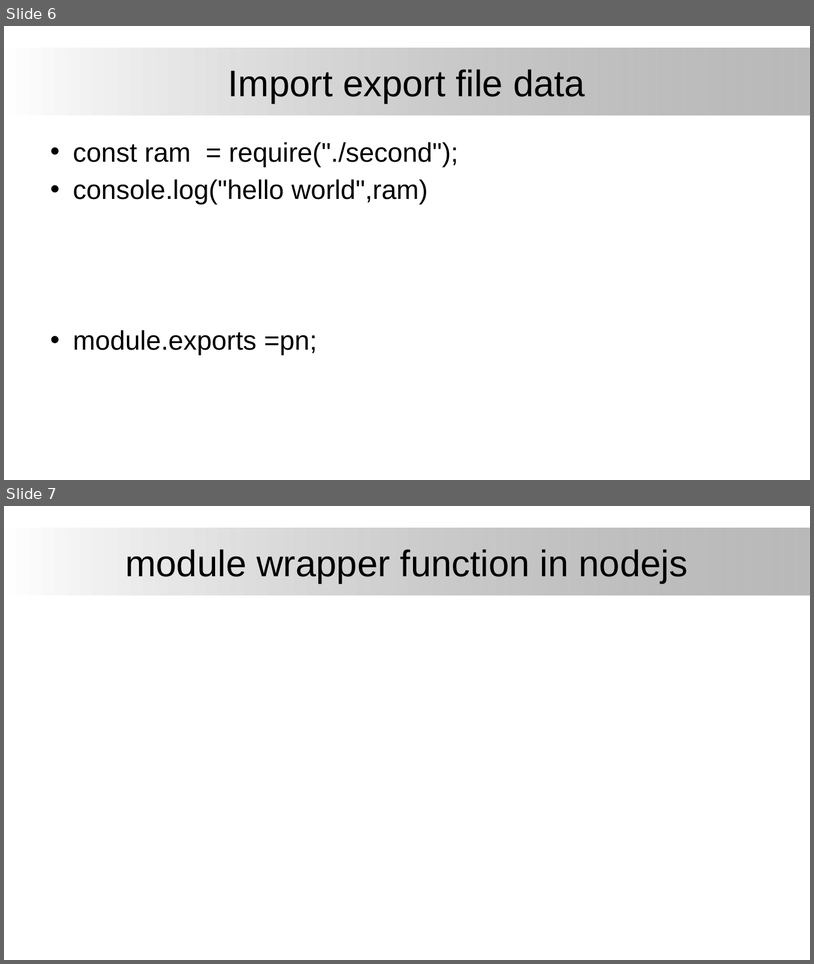
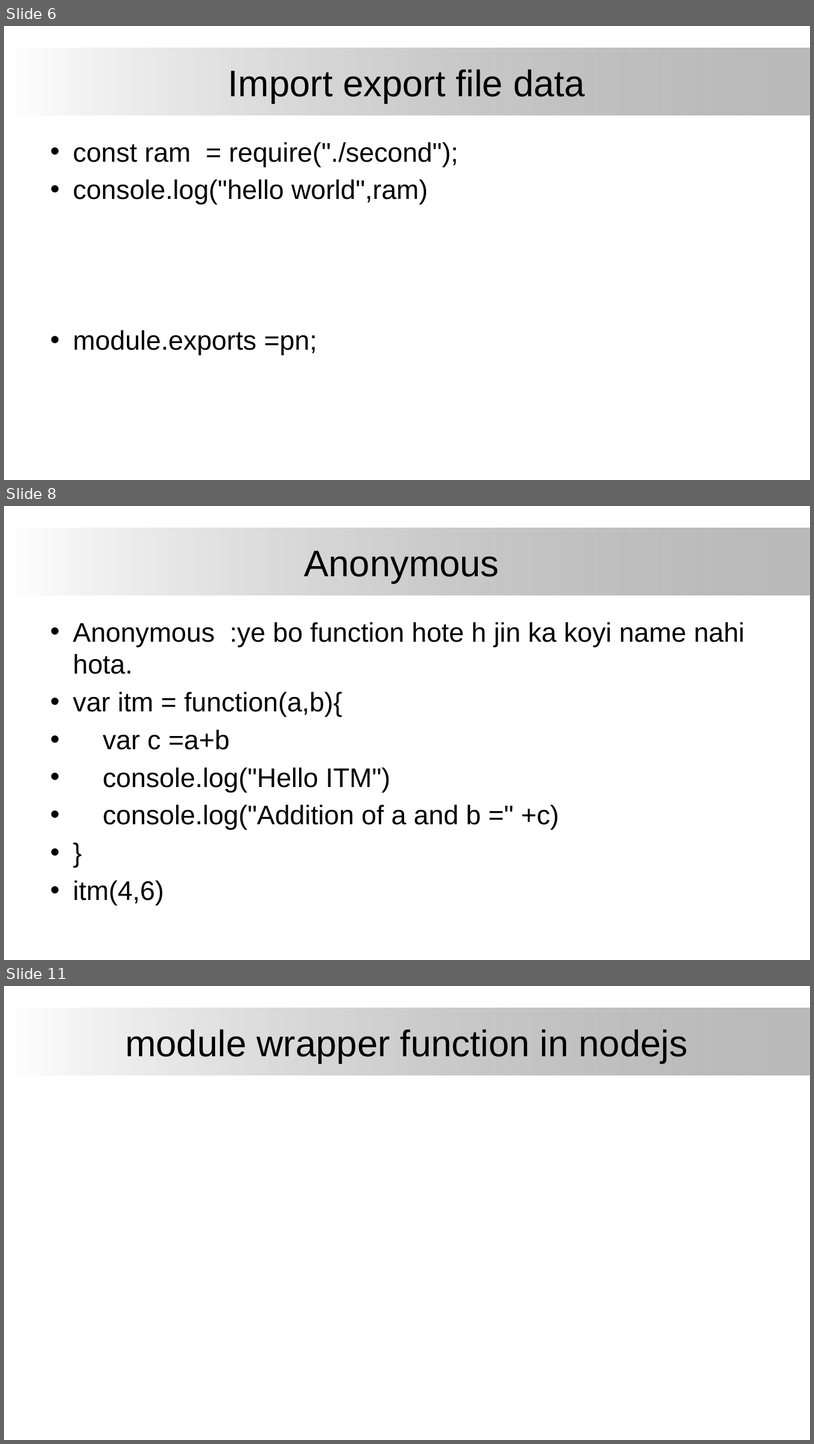
Before and after one commit to firstmentor/nodejs, a slide deck: Node Js.pptx. Shown one above the other, each under a label of ours: slides 6 and 7 before the commit, slides 6, 8 and 11 after it; the slides between them are not shown. The pictures are 814x964 and 814x1444 pixels, drawn with LibreOffice and Linux fonts; fonts in the diff are those of the drawing; background and template pictures are left out. Boxes give left, top, right and bottom in pixels: in the first picture for what was removed or moved away, otherwise in the second. Text is boxed around its words. In the diff, an @@ line names an element or a change of style, - is before the commit and + after.

```diff
--- a/Node Js.pptx
+++ b/Node Js.pptx
@@ slide 8 added at (4, 506, 810, 960), background #FFFFFF; not listed: 1 template element that a slide beside it also shows @@
@@ title added at (305, 550, 500, 583), 44 pt, text #000000 @@
+Anonymous
@@ text added at (73, 622, 745, 905), 32 pt, text #000000 @@
+• Anonymous :ye bo function hote h jin ka koyi name nahi hota.
+• var itm = function(a,b){
+• var c =a+b
+• console.log("Hello ITM")
+• console.log("Addition of a and b =" +c)
+• }
+• itm(4,6)
@@ what was slide 7 is now slide 11 @@
```
Also in this commit, not shown: 12 other slides added, 11 other files.
